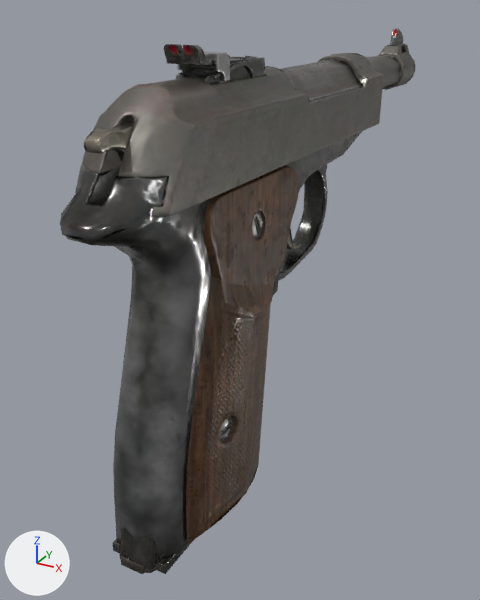
An edit to the glTF model addons/arena_weapons/assets/models/pistol_ph.glb, drawn before and after from the same camera.
Camera for both pictures: a 50 mm camera at (0.0725, -0.1034, 0.069) aimed at (-0.0106, 0.0479, -0.0067). The lights are fixed; the arrows at lower left show +X, +Y and +Z. The first picture is the older version. Vertices at exactly the same position are counted once.

Names of what the first picture shows: 'frame', 'hammer', 'magazine', 'slide', 'trigger'.
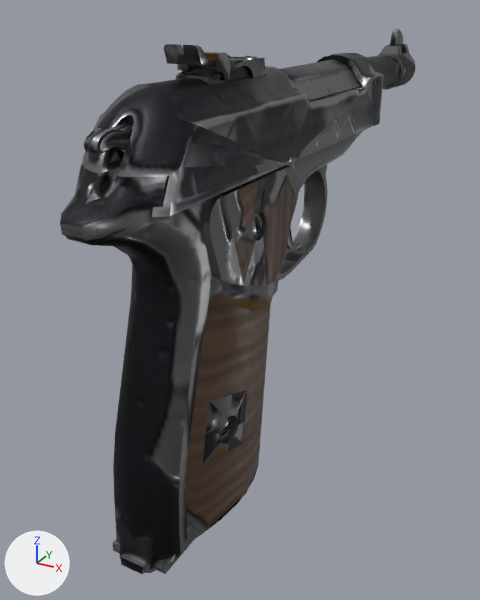
Where the change shows, as pixel boxes [x1, y1, x2, y2] in the pictures (480 x 600 px; the box of a moved part takes in the faces that stretch with it):
'frame', surface changed
    both: [60, 29, 415, 560]
'slide', surface changed (darker)
    both: [82, 44, 384, 217]
'magazine', surface changed
    both: [112, 222, 194, 574]
'hammer', surface changed (grey to black)
    both: [84, 122, 133, 163]
part 1 of me_cylinder_003, moved or reshaped (mostly hidden)
    both: [159, 55, 400, 242]
part 2 of me_cylinder_003, surface changed
    both: [60, 29, 414, 558]
part 3 of me_cylinder_004, surface changed (darker)
    both: [82, 44, 384, 216]
part 4 of me_cube_011, surface changed
    both: [112, 384, 194, 574]
part 5 of me_cylinder_005, moved or reshaped
    both: [100, 124, 133, 148]
part 6 of me_cylinder_005, surface changed
    both: [84, 122, 133, 163]

Edits to the bpy script that builds the scene:
```text
Add img_image_0:
    img_image_0 = load_image('Image_0', '_unpacked/Image_0', 1024, 1024, 'sRGB')
Add img_image_2:
    img_image_2 = load_image('Image_2', '_unpacked/Image_2', 1024, 1024, 'Non-Color')
Add img_image_1:
    img_image_1 = load_image('Image_1', '_unpacked/Image_1', 1024, 1024, 'Non-Color')
Change mat_service_pistol:
    where n2 = _N.new('ShaderNodeTexImage'); n2.name = 'Image Texture'
    n2.image: img_service_pistol_diff -> img_image_0
    where n4 = _N.new('ShaderNodeTexImage'); n4.name = 'Image Texture.001'
    n4.image: img_service_pistol_metal_service_pistol_rough -> img_image_1
    where n6 = _N.new('ShaderNodeTexImage'); n6.name = 'Image Texture.002'
    n6.image: img_service_pistol_nor_gl -> img_image_2
Change me_cylinder_003:
    where me_cylinder_003.from_pydata(...)  # 2070 vertices, 2472 faces; spans x -0.013..0.013, y -0.027..0.151, z -0.041..0.062
    used by ob_frame; location = (0.0, 0.0, 0.0)
    me_cylinder_003 part 1: 84 vertices moved within x -0.012..0.009, y 0.017..0.098, z 0.006..0.055
    me_cylinder_003 part 2: 1297 kept faces spanning x -0.013..0.013, y -0.027..0.151, z -0.041..0.062 get new texture (UV) coordinates
Change me_cylinder_004:
    where me_cylinder_004.from_pydata(...)  # 1000 vertices, 1106 faces; spans x -0.013..0.0104, y -0.017..0.0969, z 0.037..0.0628
    used by ob_slide; location = (0.0, 0.0, 0.0)
    me_cylinder_004 part 3: 946 kept faces spanning x -0.013..0.0104, y -0.017..0.0969, z 0.037..0.0628 get new texture (UV) coordinates
Change me_cube_011:
    where me_cube_011.from_pydata(...)  # 3735 vertices, 4546 faces; spans x -0.007..0.0071, y -0.0199..0.0257, z -0.0418..0.0441
    used by ob_magazine; location = (0.0, 0.0, 0.0)
    me_cube_011 part 4: 3999 kept faces spanning x -0.007..0.0071, y -0.0199..0.0254, z -0.0418..0.0441 get new texture (UV) coordinates
Change me_cylinder_005:
    where me_cylinder_005.from_pydata(...)  # 126 vertices, 136 faces; spans x -0.00169..0.00169, y -0.02095..-0.00716, z 0.03833..0.05102
    used by ob_hammer; location = (0.0, 0.0, 0.0)
    me_cylinder_005 part 5
    24 faces are deleted
    24 new faces join them
    me_cylinder_005 part 6: 112 kept faces spanning x -0.00169..0.00169, y -0.02095..-0.00716, z 0.03833..0.05102 get new texture (UV) coordinates
```
